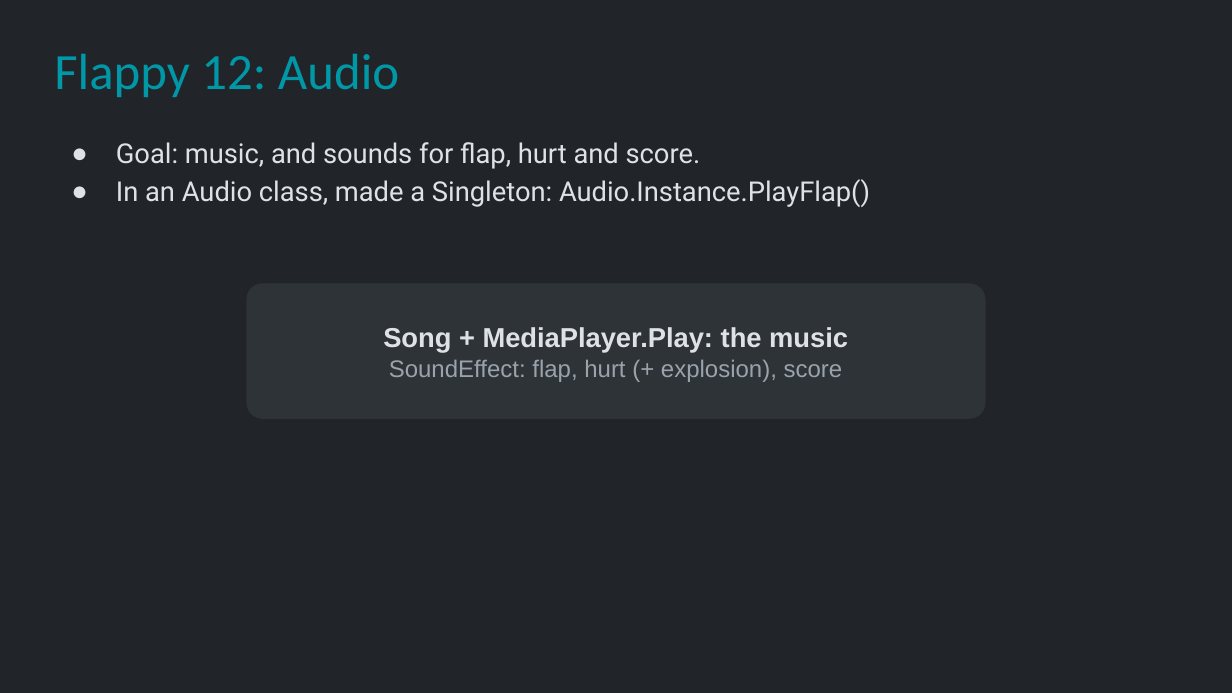
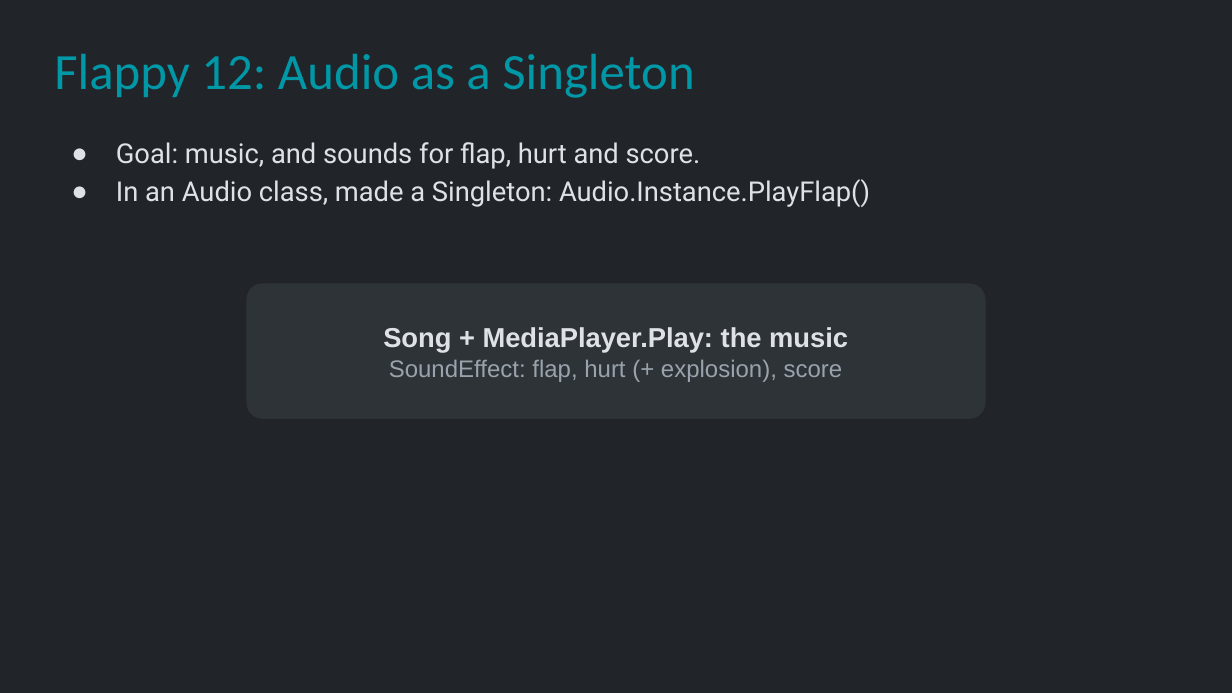
Before and after one commit to Metamate/gar, a slide deck: slide 35 of slides/02 Flappy Bird.pptx. Drawn at 1232x693 pixels with LibreOffice and Linux fonts; fonts in the diff are those of the drawing. Boxes give left, top, right and bottom in pixels: in the first picture for what was removed or moved away, otherwise in the second. Text is boxed around its words. In the diff, an @@ line names an element or a change of style, - is before the commit and + after.

```diff
--- a/slides/02 Flappy Bird.pptx
+++ b/slides/02 Flappy Bird.pptx
@@ title at bbox=[54, 54, 694, 98]: text changed @@
-Flappy 12: Audio
+Flappy 12: Audio as a Singleton
```
Also in this commit, not shown: 12 other slides changed, 1 other file.
